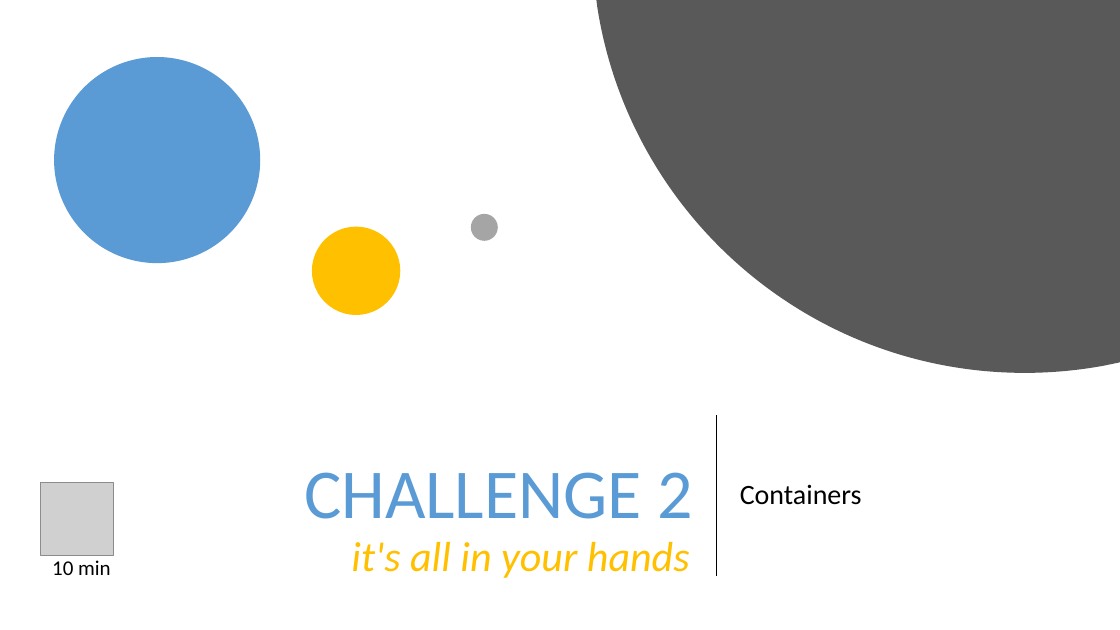
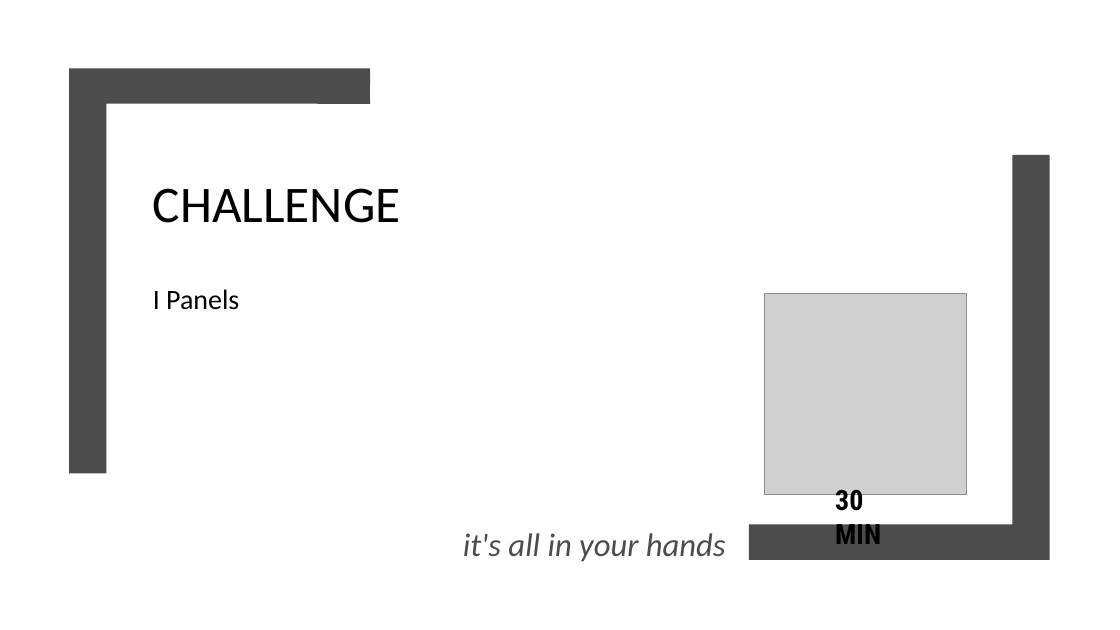
Before and after one commit to danieleromanazzi/wpf-tutorial, a slide deck: slide 72 of wpf-tutorial.pptx (slide 26 before the commit). Drawn at 1120x630 pixels with LibreOffice and Linux fonts; fonts in the diff are those of the drawing; grey boxes stand for pictures. Boxes give left, top, right and bottom in pixels: in the first picture for what was removed or moved away, otherwise in the second. Text is boxed around its words. In the diff, an @@ line names an element or a change of style, - is before the commit and + after.

```diff
--- a/wpf-tutorial.pptx
+++ b/wpf-tutorial.pptx
@@ freeform shape removed at (597, 0, 1120, 373) @@
@@ ellipse removed at (54, 57, 260, 263) @@
@@ freeform shape added at (69, 68, 370, 473), fill #4C4C4C @@
@@ freeform shape added at (749, 155, 1050, 560), fill #4C4C4C @@
@@ title at (153, 188, 401, 223): text changed; size 60 to 44 pt; text colour #5B9BD5 to #000000 @@
-CHALLENGE 2
+CHALLENGE
@@ ellipse removed at (312, 227, 400, 315) @@
@@ ellipse removed at (471, 214, 498, 241) @@
@@ text added at (153, 289, 239, 310), 24 pt, text #000000 @@
+I Panels
@@ picture: place and size @@
-picture at (40, 482, 113, 555)
+picture at (765, 293, 967, 495)
@@ line removed from (717, 416) to (717, 576) @@
@@ text removed at (740, 484, 862, 505) @@
-Containers
@@ text added at (835, 490, 881, 544), 24 pt, text #000000, bold @@
+30 MIN
@@ text "it's all in your hands": place and size @@
-text "it's all in your hands" at (351, 542, 690, 578)
+text "it's all in your hands" at (463, 533, 726, 562)
@@ text "it's all in your hands" at (463, 533, 726, 562): size 36 to 28 pt, text colour #FFC000 to #4C4C4C; more space between paragraphs @@
@@ text removed at (52, 560, 111, 575) @@
-10 min
```
Also in this commit, not shown: 16 other slides changed, 57 slides added, 4 slides removed, 3 other files.
